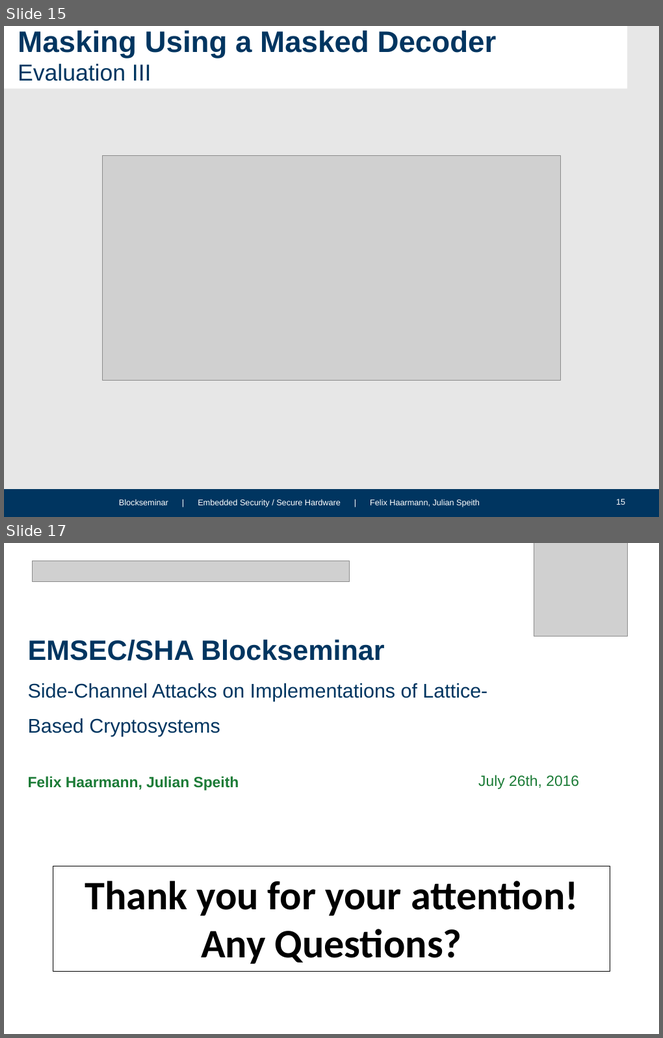
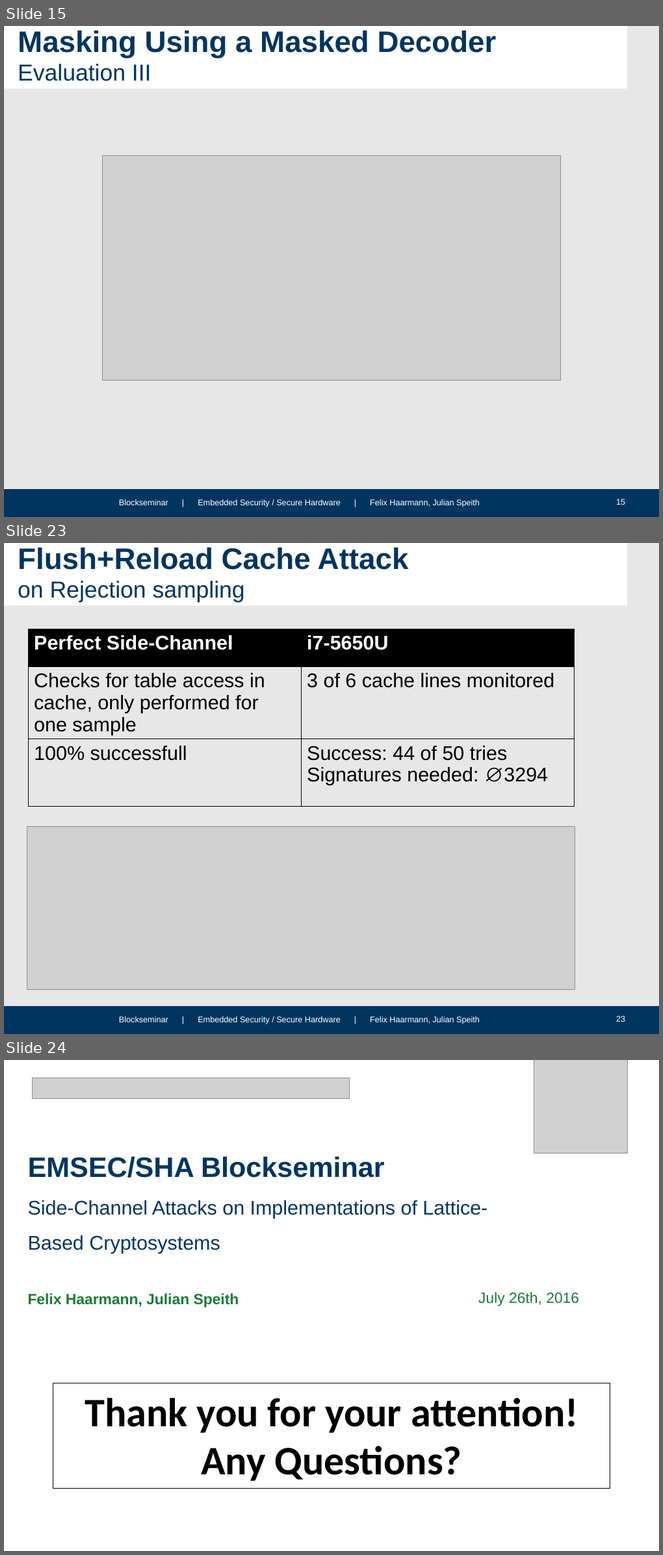
Before and after one commit to HFelixA/emsecseminar, a slide deck: presentation/Julian.pptx. Shown one above the other, each under a label of ours: slides 15 and 17 before the commit, slides 15, 23 and 24 after it; the slides between them are not shown. The pictures are 663x1038 and 663x1555 pixels, drawn with LibreOffice and Linux fonts; fonts in the diff are those of the drawing; grey boxes stand for pictures; background and template pictures are left out. Boxes give left, top, right and bottom in pixels: in the first picture for what was removed or moved away, otherwise in the second. Text is boxed around its words. In the diff, an @@ line names an element or a change of style, - is before the commit and + after.

```diff
--- a/presentation/Julian.pptx
+++ b/presentation/Julian.pptx
@@ slide 23 added at [4,543,659,1034], background #E7E7E7; not listed: 4 template elements that a slide beside it also shows @@
@@ title added at [18,548,409,603], 36 pt, text #003560, bold @@
+Flush+Reload Cache Attack
+on Rejection sampling
@@ table added at [29,629,574,811], 3 rows, 2 columns @@
+Perfect Side-Channel | i7-5650U
+Checks for table access in cache, only performed for one sample | 3 of 6 cache lines monitored
+100% successfull | Success: 44 of 50 tries / Signatures needed: ∅3294
@@ picture added at [27,826,575,990] @@
@@ what was slide 17 is now slide 24 @@
```
Also in this commit, not shown: 2 slides changed, 6 other slides added, 1 other file.
